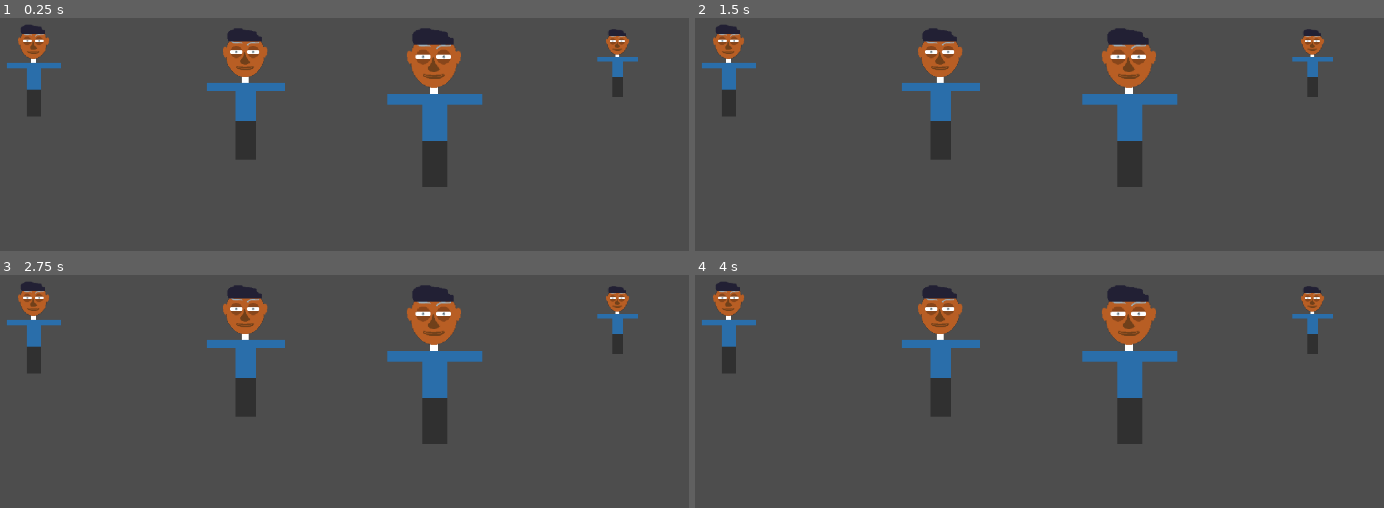
Above: before the commit, frames 1-4 (two rows, left to right).
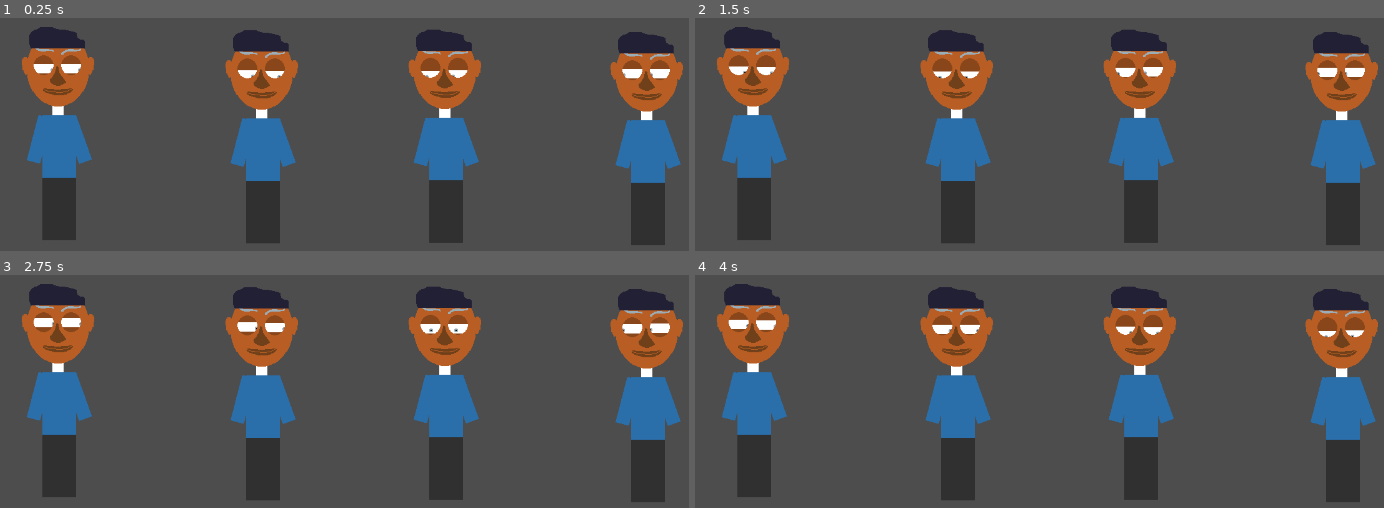
Above: after the commit, the same moments.

Repository: bjornarprytz/shift
Game: Godot game, scene res://interface/main.tscn
Same seed, same stepped clock (60 frames per second), same inputs: the game is played once before the commit and once after it.
Inputs (mouse positions are in pixels of both pictures, inside the frame that each line leads up to):
- Up to frame 1 (0.25 s): no input
- Up to frame 2 (1.5 s): tap Enter at 0.5 s; move the mouse to (1232, 211) at 0.52 s; tap Space at 1.25 s; move the mouse to (outside the picture) at 1.27 s
- Up to frame 3 (2.75 s): tap Enter at 2 s; move the mouse to (440, 391) at 2.02 s
- Up to frame 4 (4 s): tap Space at 2.75 s; move the mouse to (outside the picture) at 2.77 s; tap Enter at 3.5 s; move the mouse to (outside the picture) at 3.52 s

The runs differ from the first frame. In frame 1, 24% of the frame differs, in the area x 1-100%, y 3-98%; in frame 2, 24%; in frame 3, 24%; in frame 4, 24%.

Commit message:
eye mechanics

Diff:
--- a/src/interface/eye.gd
+++ b/src/interface/eye.gd
@@ -10,11 +10,11 @@
 @onready var brow: Sprite2D = %Brow
 
 var focal_point: Vector2
-var lid_gap_upper: float
-var lid_gap_lower: float
+var lid_gap_upper: float = 10.0
+var lid_gap_lower: float = 5.0
 var brow_angle: float
 
-var field_of_view: float = 500.0
+var field_of_view: float = 200.0
 
 # Called when the node enters the scene tree for the first time.
 func _ready() -> void:
@@ -27,10 +27,26 @@
 	_align_brow()
 
 func _place_pupil():
-	pass
+	var direction = (focal_point - global_position).normalized()
+	var radius = _get_eyeball_radius()
+	var limits = [-radius, radius]
+
+	var distance = (focal_point - global_position).length()
+	if distance < field_of_view:
+		# Normalize field of view to the radius of the eyeball
+		var normalized_distance = distance / field_of_view
+		var pupil_offset = direction * radius * normalized_distance
+		pupil.position = pupil_offset
+	else:
+		pupil.position = direction * radius
 
 func _set_lids():
-	pass
+	upper_lid.position.y = pupil.position.y - lid_gap_upper - upper_lid.size.y
+	lower_lid.position.y = lid_gap_lower + pupil.position.y
 
 func _align_brow():
 	pass
+
+
+func _get_eyeball_radius() -> float:
+	return eye_ball.texture.get_width() / 2.0
--- a/src/interface/main.tscn
+++ b/src/interface/main.tscn
@@ -10,16 +10,12 @@
 
 [node name="Character" parent="." unique_id=1999595215 instance=ExtResource("2_rfu3d")]
 position = Vector2(91, 22)
-scale = Vector2(0.4301372, 0.4301372)
 
 [node name="Character2" parent="." unique_id=6904838 instance=ExtResource("2_rfu3d")]
 position = Vector2(417, 27)
-scale = Vector2(0.61357236, 0.61357236)
 
 [node name="Character3" parent="." unique_id=526597295 instance=ExtResource("2_rfu3d")]
 position = Vector2(710, 26)
-scale = Vector2(0.74475, 0.74475)
 
 [node name="Character4" parent="." unique_id=28385294 instance=ExtResource("2_rfu3d")]
 position = Vector2(1033, 30)
-scale = Vector2(0.3192726, 0.3192726)
--- a/src/interface/suspect.gd
+++ b/src/interface/suspect.gd
@@ -2,8 +2,14 @@
 
 @export var suspect_name: String = ["J", "S", "D", "G", "C", "L"].pick_random()
 
+@onready var eye_r: Eye = %EyeR
+@onready var eye_l: Eye = %EyeL
 
 var part: CanvasItem
+
+func _process(delta: float) -> void:
+	eye_r.focal_point = get_global_mouse_position()
+	eye_l.focal_point = get_global_mouse_position()
 
 func _on_control_mouse_entered() -> void:
 	unnerve()
--- a/src/interface/suspect.tscn
+++ b/src/interface/suspect.tscn
@@ -38,13 +38,15 @@
 offset_top = 148.0
 offset_right = 173.0
 offset_bottom = 170.0
+rotation = 1.2252014
 color = Color(0.16470589, 0.43137255, 0.6666667, 1)
 
 [node name="ArmL" type="ColorRect" parent="Body" unique_id=138839835]
-offset_left = -31.0
-offset_top = 148.0
-offset_right = 44.0
-offset_bottom = 170.0
+offset_left = 19.0
+offset_top = 220.00002
+offset_right = 94.0
+offset_bottom = 242.00002
+rotation = -1.3170906
 color = Color(0.16470589, 0.43137255, 0.6666667, 1)
 
 [node name="Head" type="Node2D" parent="." unique_id=407186953]
@@ -78,13 +80,15 @@
 position = Vector2(0, 9)
 
 [node name="EyeR" parent="Head/Eyes" unique_id=1449849314 instance=ExtResource("6_ry35b")]
+unique_name_in_owner = true
 position = Vector2(90, 59)
 
-[node name="EyeR2" parent="Head/Eyes" unique_id=110510116 instance=ExtResource("6_ry35b")]
+[node name="EyeL" parent="Head/Eyes" unique_id=110510116 instance=ExtResource("6_ry35b")]
+unique_name_in_owner = true
 position = Vector2(46, 59)
 is_left_eye = true
 
-[node name="Sprite2D" type="Sprite2D" parent="Head" unique_id=1584257992]
+[node name="Hair" type="Sprite2D" parent="Head" unique_id=1584257992]
 texture_filter = 3
 position = Vector2(62, -9)
 texture = ExtResource("8_ry35b")
